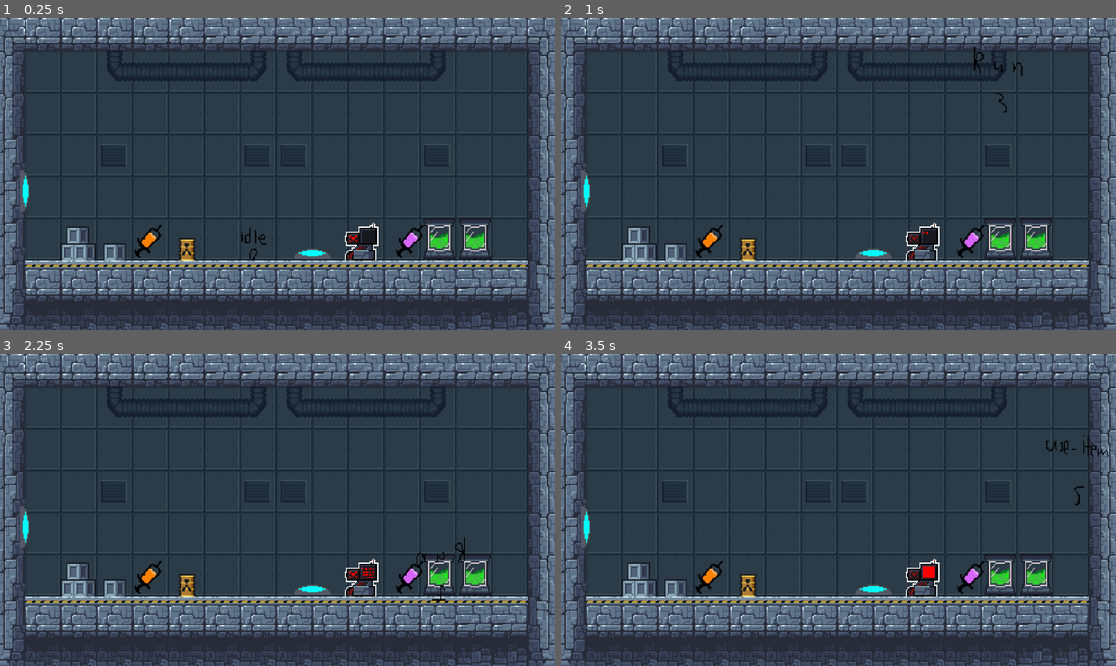
Above: before the commit, frames 1-4 (two rows, left to right).
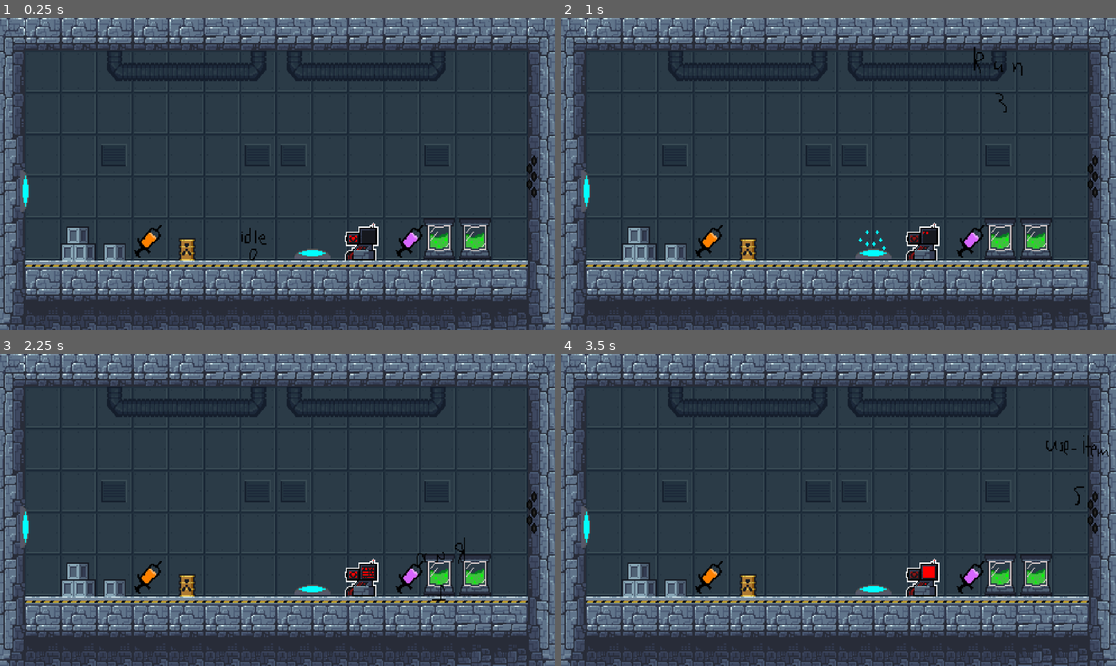
Above: after the commit, the same moments.

Repository: CAHSI-Game-Studios/OutbreakJam
Game: Godot game, scene res://Rooms/room1.tscn
The game is run twice, just before and just after one commit, with the same random seed, the same clock (stepped at 60 frames per second) and the same inputs.
Inputs:
- Up to frame 1 (0.25 s): no input
- Up to frame 2 (1 s): tap Enter at 0.5 s; hold D (right) from 0.53 s (still down); hold Shift (run) from 0.53 s (still down); tap Space (jump) at 0.77 s
- Up to frame 3 (2.25 s): release Shift (run) at 1.28 s; tap E (use_item) at 1.35 s; tap Space (jump) at 1.52 s; release D (right) at 2.03 s; hold A (left) from 2.03 s (still down); hold Shift (run) from 2.03 s (still down)
- Up to frame 4 (3.5 s): release A (left) at 2.78 s; release Shift (run) at 2.78 s; hold D (right) from 2.78 s (still down); tap E (use_item) at 2.85 s; tap Space (jump) at 3.02 s

The runs differ from the first frame. In frame 1, 0.1% of the frame differs, in the area x 94-97%, y 44-58%; in frame 2, 0.2%, in the area x 53-97%, y 44-75%; in frame 3, 0.1%; in frame 4, 0.1%.

Commit message:
added the spikes

Diff:
--- a/Objects/jump_pad.tscn
+++ b/Objects/jump_pad.tscn
@@ -36,7 +36,7 @@
 }],
 "loop": true,
 "name": &"default",
-"speed": 1.0
+"speed": 4.0
 }]
 
 [sub_resource type="RectangleShape2D" id="RectangleShape2D_t01h8"]
@@ -56,4 +56,6 @@
 position = Vector2(-12.75, 0)
 shape = SubResource("RectangleShape2D_t01h8")
 
+[connection signal="animation_finished" from="AnimatedSprite2D" to="." method="_on_animated_sprite_2d_animation_finished"]
+[connection signal="frame_changed" from="AnimatedSprite2D" to="." method="_on_animated_sprite_2d_frame_changed"]
 [connection signal="body_entered" from="Area2D" to="." method="_on_area_2d_body_entered"]
--- /dev/null
+++ b/Objects/spike.tscn
@@ -0,0 +1,59 @@
+[gd_scene load_steps=9 format=3 uid="uid://1k5d3ro6kkvn"]
+
+[ext_resource type="Script" uid="uid://dcm5xuqx7v4gy" path="res://spike.gd" id="1_rari4"]
+[ext_resource type="Texture2D" uid="uid://dhmuvhn7mms7p" path="res://Assets/Objects/Spike.png" id="2_d1fyn"]
+
+[sub_resource type="AtlasTexture" id="AtlasTexture_bmghw"]
+atlas = ExtResource("2_d1fyn")
+region = Rect2(0, 0, 32, 32)
+
+[sub_resource type="AtlasTexture" id="AtlasTexture_88hf8"]
+atlas = ExtResource("2_d1fyn")
+region = Rect2(32, 0, 32, 32)
+
+[sub_resource type="AtlasTexture" id="AtlasTexture_vo5mi"]
+atlas = ExtResource("2_d1fyn")
+region = Rect2(64, 0, 32, 32)
+
+[sub_resource type="AtlasTexture" id="AtlasTexture_sqplk"]
+atlas = ExtResource("2_d1fyn")
+region = Rect2(96, 0, 32, 32)
+
+[sub_resource type="SpriteFrames" id="SpriteFrames_0eb6m"]
+animations = [{
+"frames": [{
+"duration": 1.0,
+"texture": SubResource("AtlasTexture_bmghw")
+}, {
+"duration": 1.0,
+"texture": SubResource("AtlasTexture_88hf8")
+}, {
+"duration": 1.0,
+"texture": SubResource("AtlasTexture_vo5mi")
+}, {
+"duration": 1.0,
+"texture": SubResource("AtlasTexture_sqplk")
+}],
+"loop": true,
+"name": &"default",
+"speed": 16.0
+}]
+
+[sub_resource type="RectangleShape2D" id="RectangleShape2D_rari4"]
+size = Vector2(32, 13)
+
+[node name="Spike" type="Node2D"]
+script = ExtResource("1_rari4")
+
+[node name="AnimatedSprite2D" type="AnimatedSprite2D" parent="."]
+position = Vector2(0, -10)
+sprite_frames = SubResource("SpriteFrames_0eb6m")
+
+[node name="Area2D" type="Area2D" parent="."]
+
+[node name="CollisionShape2D" type="CollisionShape2D" parent="Area2D"]
+position = Vector2(0, -0.5)
+shape = SubResource("RectangleShape2D_rari4")
+
+[connection signal="frame_changed" from="AnimatedSprite2D" to="." method="_on_animated_sprite_2d_frame_changed"]
+[connection signal="body_entered" from="Area2D" to="." method="_on_area_2d_body_entered"]
--- a/Rooms/room1.tscn
+++ b/Rooms/room1.tscn
@@ -8,6 +8,7 @@
 [ext_resource type="Resource" uid="uid://d4dhw4wq7s5uv" path="res://Objects/Stims/dashStim.tres" id="6_aojjf"]
 [ext_resource type="Resource" uid="uid://bcm58g23388qj" path="res://Objects/Stims/floatStim.tres" id="7_aojjf"]
 [ext_resource type="PackedScene" uid="uid://b8k8iwkncvfxs" path="res://Objects/jump_pad.tscn" id="8_owp4m"]
+[ext_resource type="PackedScene" uid="uid://1k5d3ro6kkvn" path="res://Objects/spike.tscn" id="9_irvpg"]
 
 [node name="Room1" type="Node2D"]
 
@@ -43,3 +44,7 @@
 
 [node name="JumpPad2" parent="." instance=ExtResource("8_owp4m")]
 position = Vector2(12, -53)
+
+[node name="Spike" parent="." instance=ExtResource("9_irvpg")]
+position = Vector2(450, -64)
+rotation = -1.5708
--- a/Scripts/Objects/jump_pad.gd
+++ b/Scripts/Objects/jump_pad.gd
@@ -1,11 +1,13 @@
 extends Node2D
 #author Yadziel
 @onready var force = 500
+@onready var JP_Animation: AnimatedSprite2D = $AnimatedSprite2D
 
 func _on_area_2d_body_entered(body: Player) -> void:
-	print("me cago en luma")
-	print(rotation_degrees)
-	print("y " + str(sin(rotation)*force))
-	print("x " + str(cos(rotation)*force))
+	JP_Animation.play("default")
 	var new_v = Vector2(cos(rotation)*force,sin(rotation)*force)
 	body.velocity += new_v
+
+func _on_animated_sprite_2d_frame_changed() -> void:
+	if JP_Animation.frame == 0:
+		JP_Animation.pause()
--- /dev/null
+++ b/spike.gd
@@ -0,0 +1,11 @@
+extends Node2D
+
+@onready var S_Animation: AnimatedSprite2D = $AnimatedSprite2D
+
+func _on_area_2d_body_entered(body: Player) -> void:
+	S_Animation.play("default")
+	#die()
+
+func _on_animated_sprite_2d_frame_changed() -> void:
+	if S_Animation.frame == 0:
+		S_Animation.pause()
Binary file added: Assets/Objects/Spike.png
Not shown, added: Assets/Objects/Spike.png.import
Not shown: 1 places in Rooms/room1.tscn that only renumber resources
Not shown, added: spike.gd.uid
